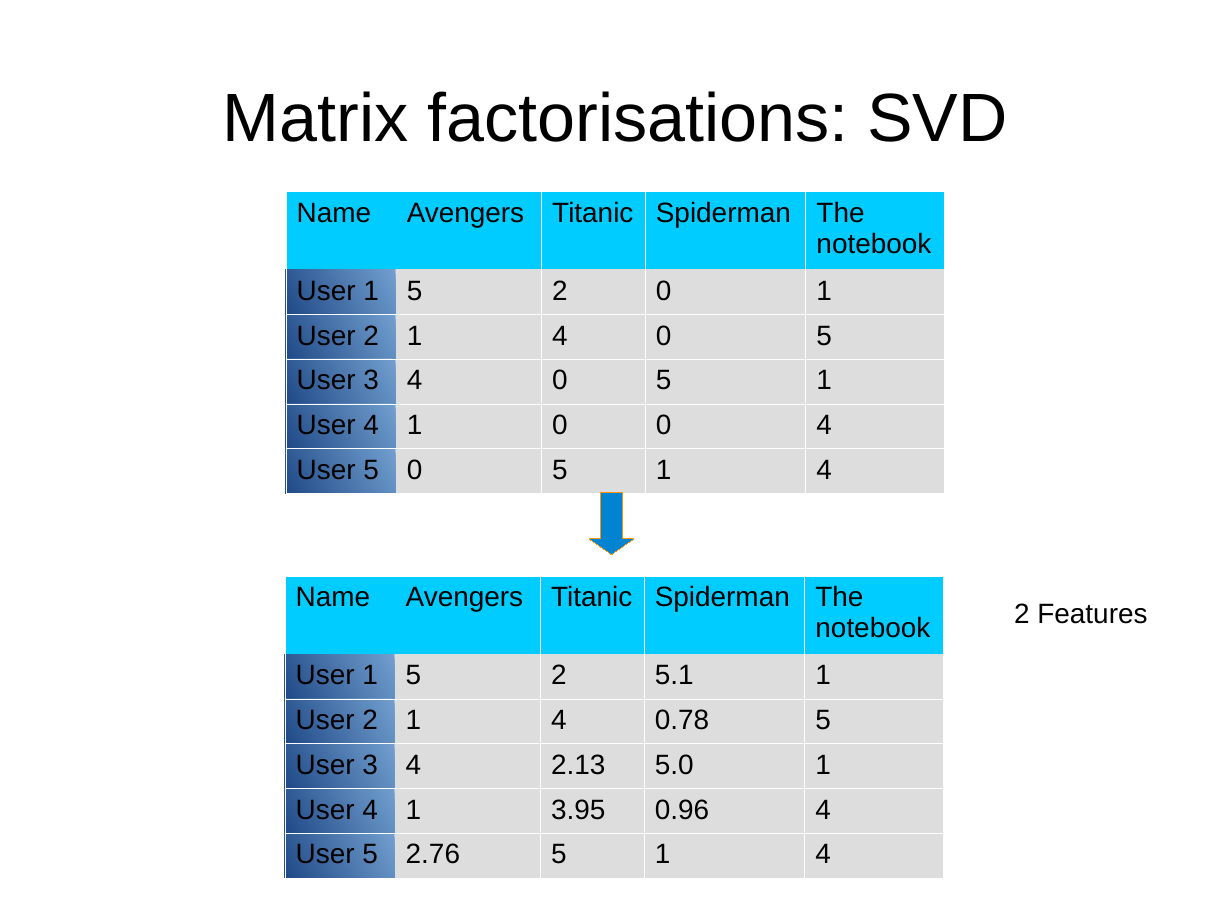
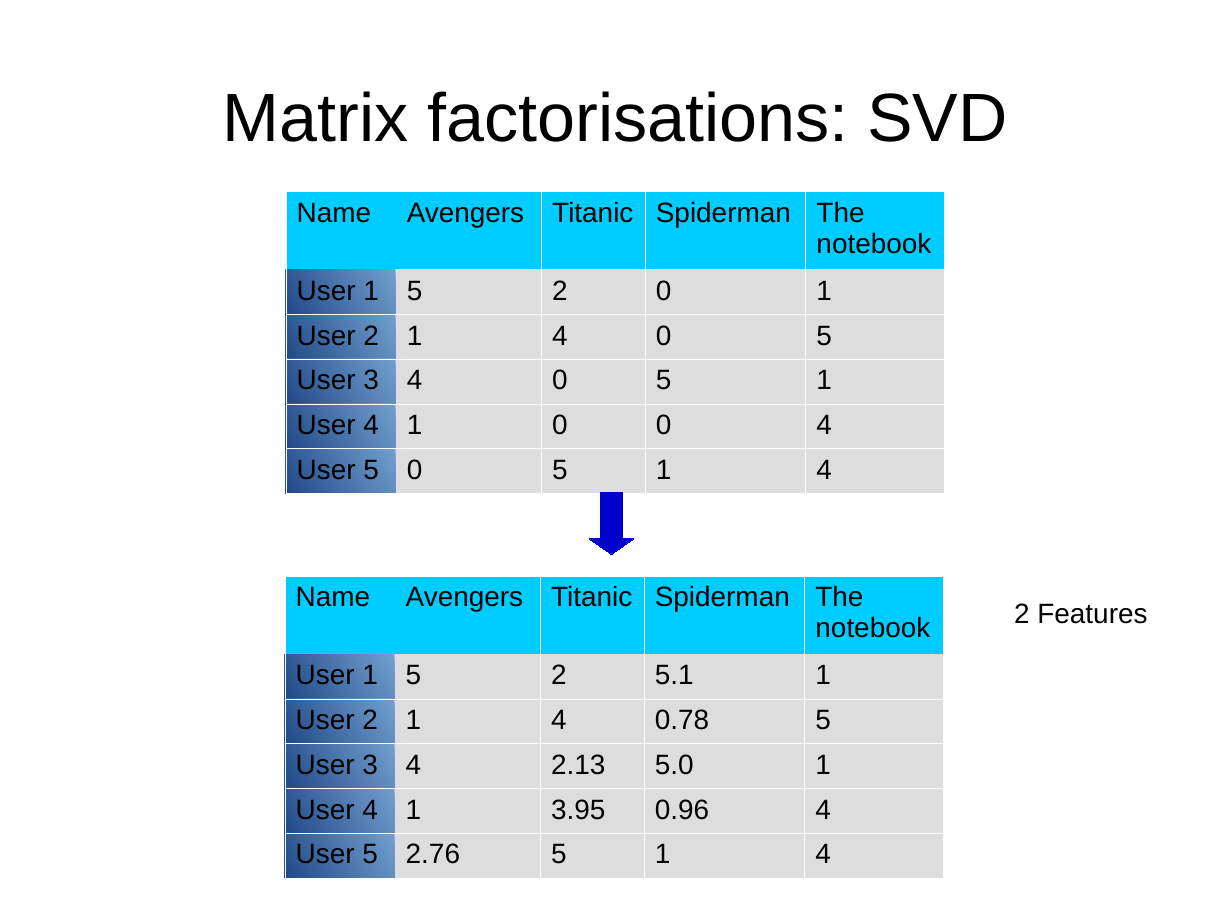
Before and after one commit to DriesSmit/Recommendation-System, a slide deck: slide 19 of Presentation.odp (slide 15 before the commit). Drawn at 1232x924 pixels with LibreOffice and Linux fonts; fonts in the diff are those of the drawing. Boxes give left, top, right and bottom in pixels: in the first picture for what was removed or moved away, otherwise in the second. Text is boxed around its words. In the diff, an @@ line names an element or a change of style, - is before the commit and + after.

```diff
--- a/Presentation.odp
+++ b/Presentation.odp
@@ down arrow at [590,493,634,555]: fill #0084D1 to #0000CC; outline #FF950E 0 pt to #0000CC 0 pt @@
```
Also in this commit, not shown: 4 other slides changed, 4 slides added.
